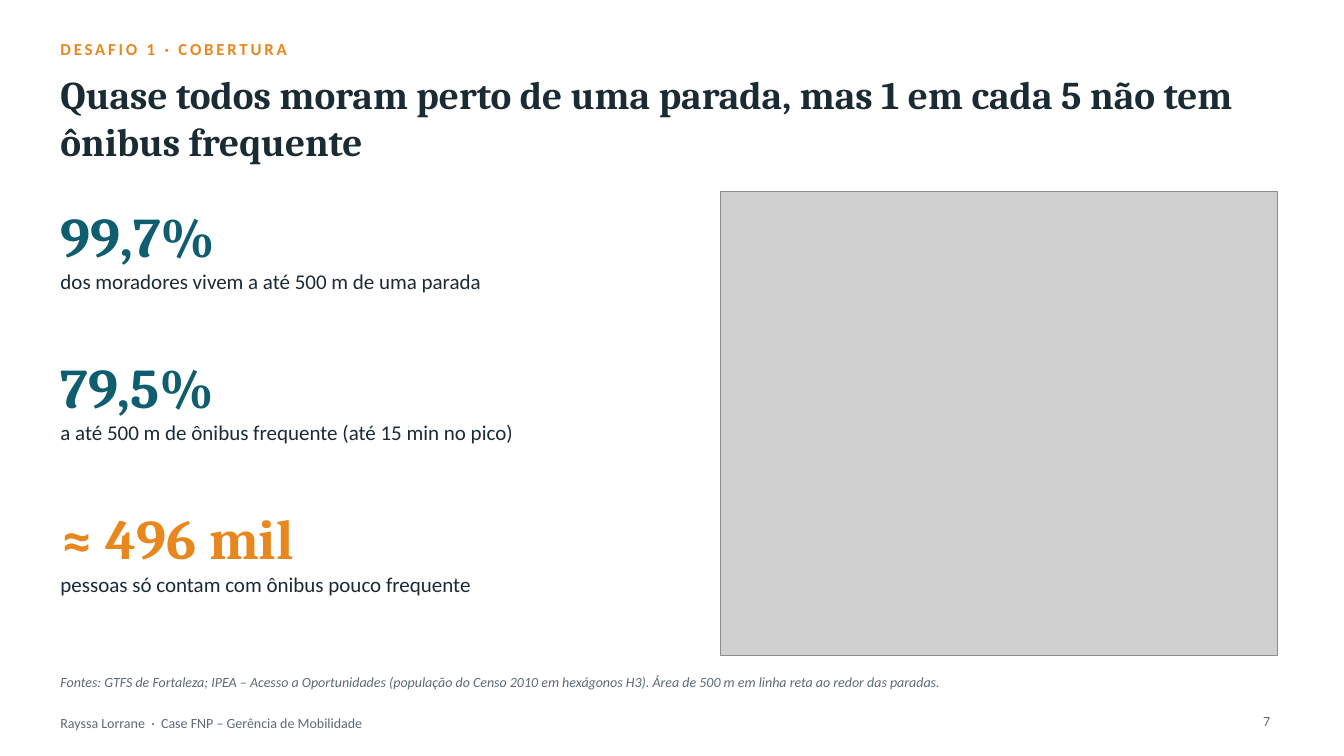
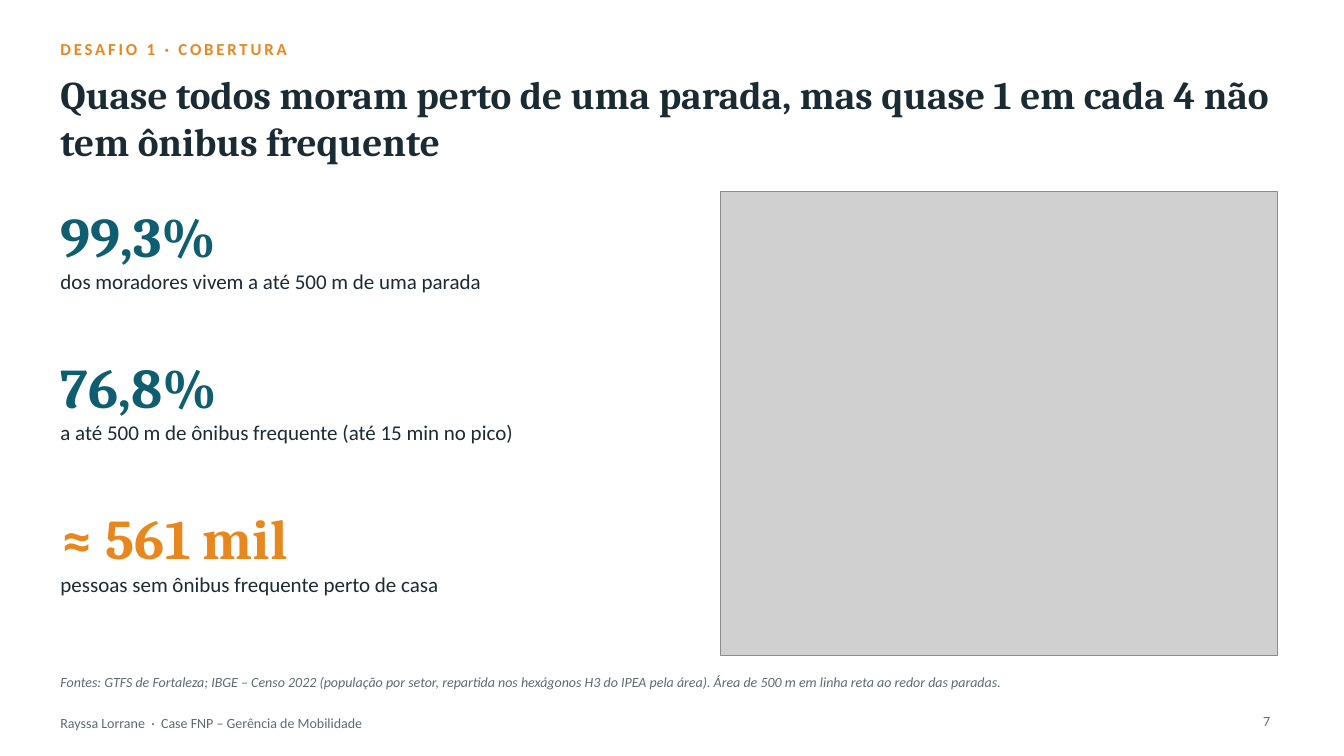
Before and after one commit to rayssalorrane/case-gtfs-fortaleza, a slide deck: slide 7 of docs/apresentacao_case_fnp.pptx. Drawn at 1344x756 pixels with LibreOffice and Linux fonts; fonts in the diff are those of the drawing; grey boxes stand for pictures. Boxes give left, top, right and bottom in pixels: in the first picture for what was removed or moved away, otherwise in the second. Text is boxed around its words. In the diff, an @@ line names an element or a change of style, - is before the commit and + after.

Commit message:
Atualiza populacao e renda para o Censo 2022 (IBGE, setores censitarios)

```diff
--- a/docs/apresentacao_case_fnp.pptx
+++ b/docs/apresentacao_case_fnp.pptx
@@ title at box(60, 81, 1269, 165): text changed @@
-Quase todos moram perto de uma parada, mas 1 em cada 5 não tem ônibus frequente
+Quase todos moram perto de uma parada, mas quase 1 em cada 4 não tem ônibus frequente
@@ text at box(60, 219, 216, 265): text changed @@
-99,7%
+99,3%
@@ text at box(60, 370, 216, 416): text changed @@
-79,5%
+76,8%
@@ text at box(60, 520, 438, 596): text changed @@
-≈ 496 mil
-pessoas só contam com ônibus pouco frequente
+≈ 561 mil
+pessoas sem ônibus frequente perto de casa
@@ text at box(60, 676, 1001, 690): text changed @@
-Fontes: GTFS de Fortaleza; IPEA – Acesso a Oportunidades (população do Censo 2010 em hexágonos H3). Área de 500 m em linha reta ao redor das paradas.
+Fontes: GTFS de Fortaleza; IBGE – Censo 2022 (população por setor, repartida nos hexágonos H3 do IPEA pela área). Área de 500 m em linha reta ao redor das paradas.
```
Also in this commit, not shown: 3 other slides changed, 13 other files.
